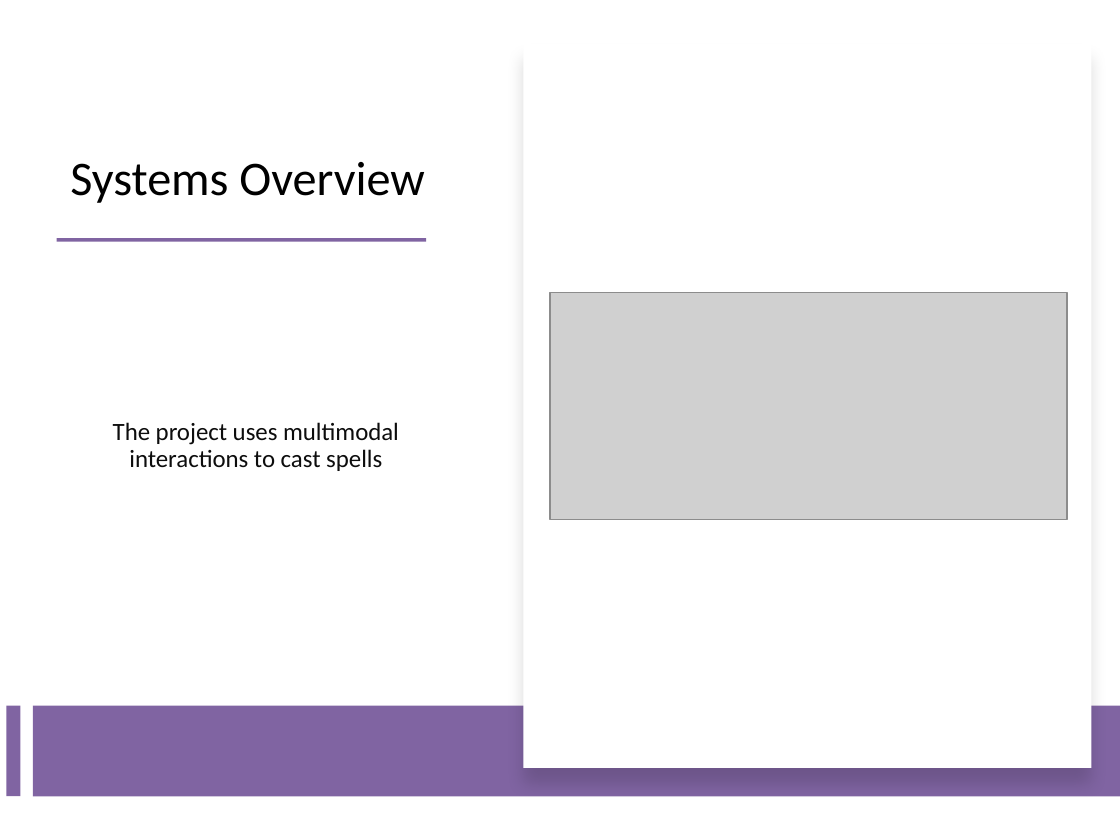
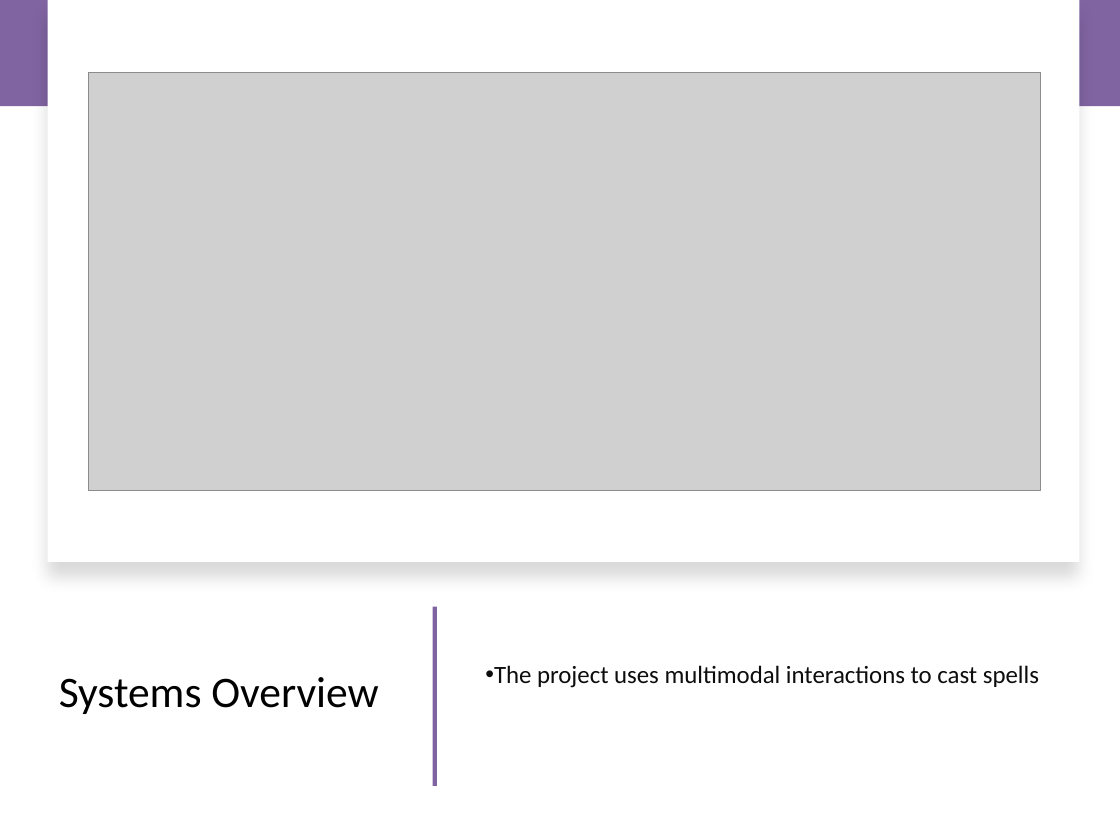
Before and after one commit to csu-hci-projects/CS465_OrdwayR, a slide deck: slide 4 of Rosys_Wizards_465_Presentation.pptx. Drawn at 1120x840 pixels with LibreOffice and Linux fonts; fonts in the diff are those of the drawing; grey boxes stand for pictures. Boxes give left, top, right and bottom in pixels: in the first picture for what was removed or moved away, otherwise in the second. Text is boxed around its words. In the diff, an @@ line names an element or a change of style, - is before the commit and + after.

```diff
--- a/Rosys_Wizards_465_Presentation.pptx
+++ b/Rosys_Wizards_465_Presentation.pptx
@@ rectangle at [0, 0, 1120, 106]: rotation 90 to 0 degrees @@
@@ rectangle: place and size @@
-rectangle at [523, 44, 1091, 768]
+rectangle at [47, 0, 1079, 562]
@@ picture: place and size @@
-picture at [550, 292, 1067, 520]
+picture at [88, 73, 1042, 491]
@@ rectangle removed at [57, 239, 427, 242] @@
@@ title "Systems Overview": place and size @@
-title "Systems Overview" at [70, 162, 424, 203]
+title "Systems Overview" at [59, 677, 378, 714]
@@ title "Systems Overview" at [59, 677, 378, 714]: size 31 to 28 pt; vertical alignment bottom to middle @@
@@ text "The project uses multimodal interactions ...": place and size @@
-text "The project uses multimodal interactions ..." at [113, 422, 399, 471]
+text "The project uses multimodal interactions ..." at [494, 665, 1039, 688]
@@ text "The project uses multimodal interactions ..." at [494, 665, 1039, 688]: alignment centre to left; bullet none to • @@
@@ rectangle added at [432, 607, 437, 786], fill #8064A2 @@
@@ rectangle removed at [6, 706, 20, 796] @@
```
Also in this commit, not shown: 8 other slides changed, 1 slide added, 1 slide removed.
